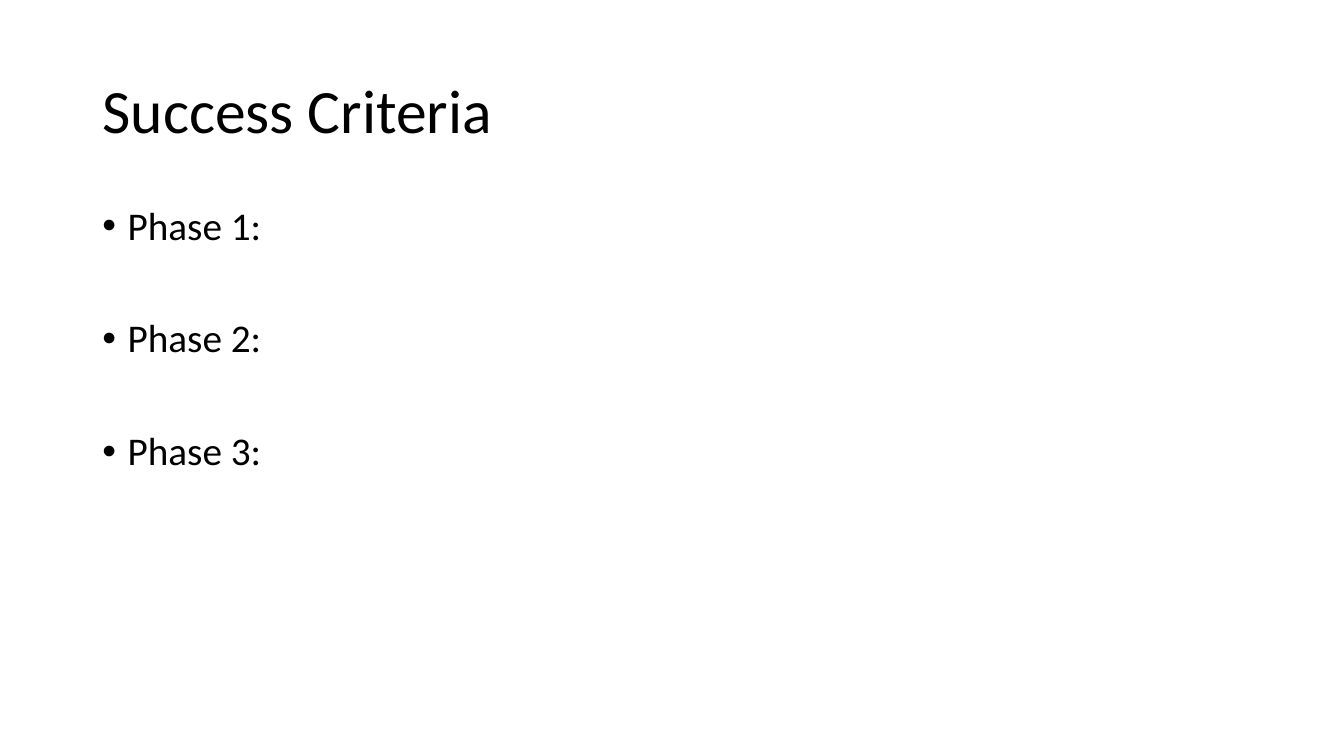
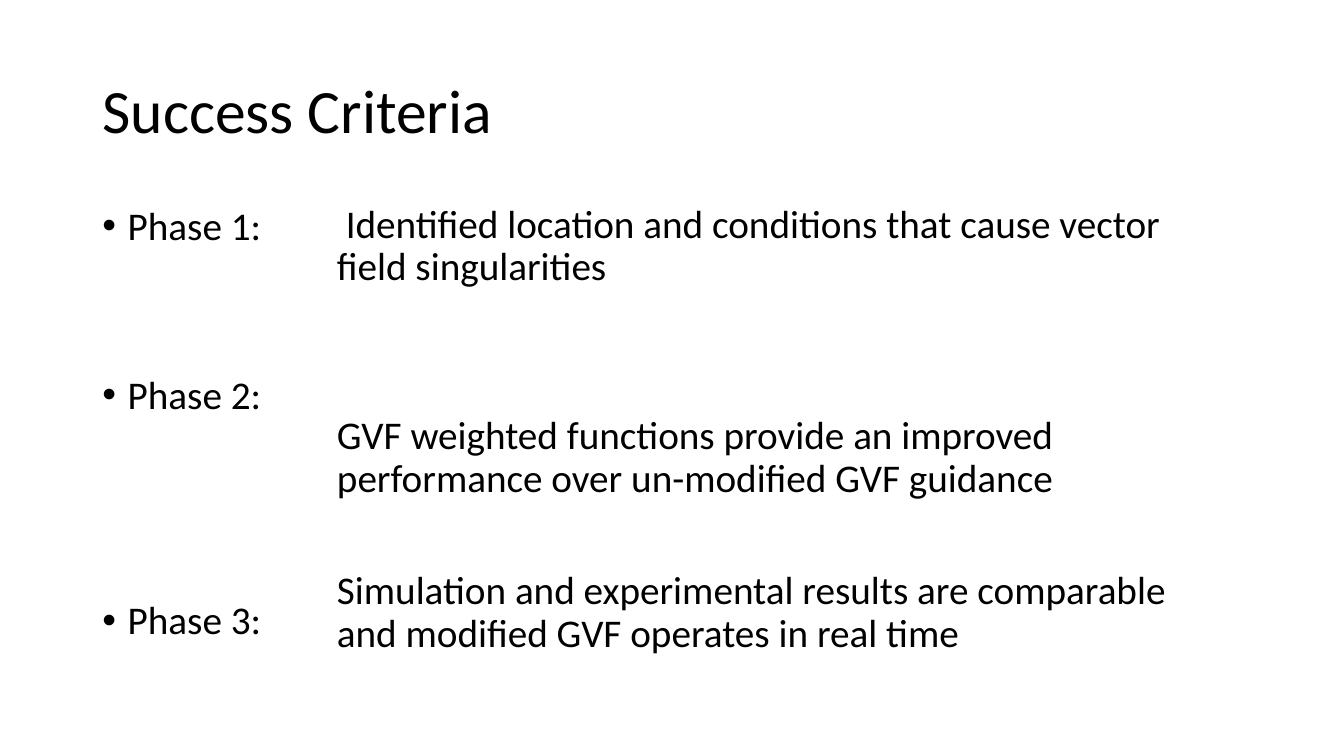
Before and after one commit to Flyingbobcats/thesisProposal2, a slide deck: slide 12 of Prop.pptx (slide 11 before the commit). Drawn at 1344x756 pixels with LibreOffice and Linux fonts; fonts in the diff are those of the drawing. Boxes give left, top, right and bottom in pixels: in the first picture for what was removed or moved away, otherwise in the second. Text is boxed around its words. In the diff, an @@ line names an element or a change of style, - is before the commit and + after.

```diff
--- a/Prop.pptx
+++ b/Prop.pptx
@@ text "Phase 1:" rewrapped from [128, 212, 261, 466] to [128, 212, 261, 635] @@
@@ text added at [337, 210, 1165, 654], 28 pt, text #000000 @@
+Identified location and conditions that cause vector field singularities
+GVF weighted functions provide an improved performance over un-modified GVF guidance
+Simulation and experimental results are comparable and modified GVF operates in real time
```
Also in this commit, not shown: 3 other slides changed, 5 slides added, 6 slides removed, 7 other files.
